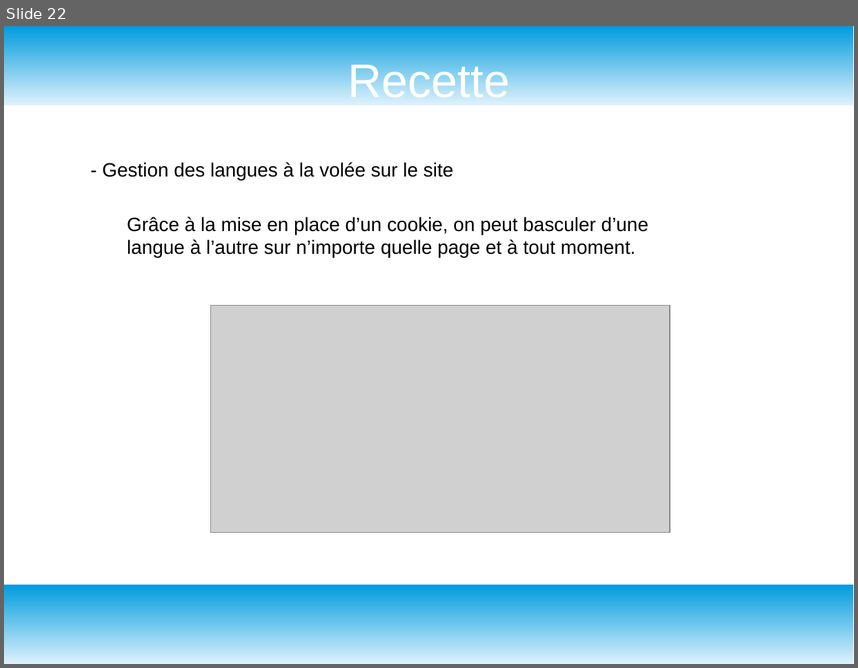
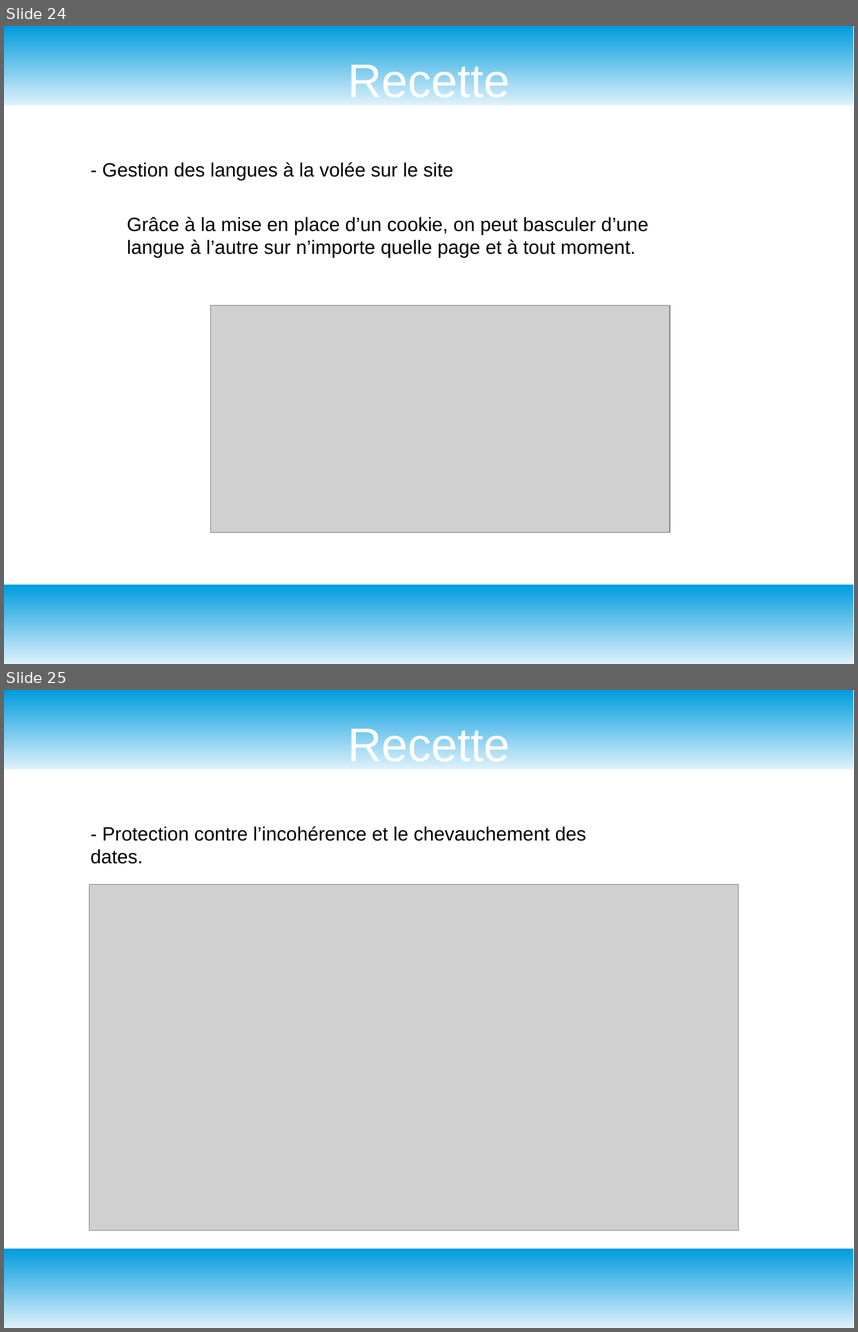
Before and after one commit to GuyomH/Fil-Rouge, a slide deck: assets/grand angle diapo.odp. Shown one above the other, each under a label of ours: slide 22 before the commit, slides 24 and 25 after it. The pictures are 858x668 and 858x1332 pixels, drawn with LibreOffice and Linux fonts; fonts in the diff are those of the drawing; grey boxes stand for pictures. Boxes give left, top, right and bottom in pixels: in the first picture for what was removed or moved away, otherwise in the second. Text is boxed around its words. In the diff, an @@ line names an element or a change of style, - is before the commit and + after.

```diff
--- a/assets/grand angle diapo.odp
+++ b/assets/grand angle diapo.odp
@@ slide 25 added at bbox=[4, 690, 854, 1328], background #FFFFFF; not listed: 2 template elements that a slide beside it also shows @@
@@ title added at bbox=[348, 723, 510, 762], 44 pt, text #FFFFFF @@
+Recette
@@ text added at bbox=[90, 826, 586, 864], 18 pt, text #000000 @@
+- Protection contre l’incohérence et le chevauchement des dates.
@@ picture added at bbox=[89, 885, 739, 1230] @@
@@ what was slide 22 is now slide 24 @@
```
Also in this commit, not shown: 4 slides changed, 4 other slides added, 1 slide removed, 7 other files.
